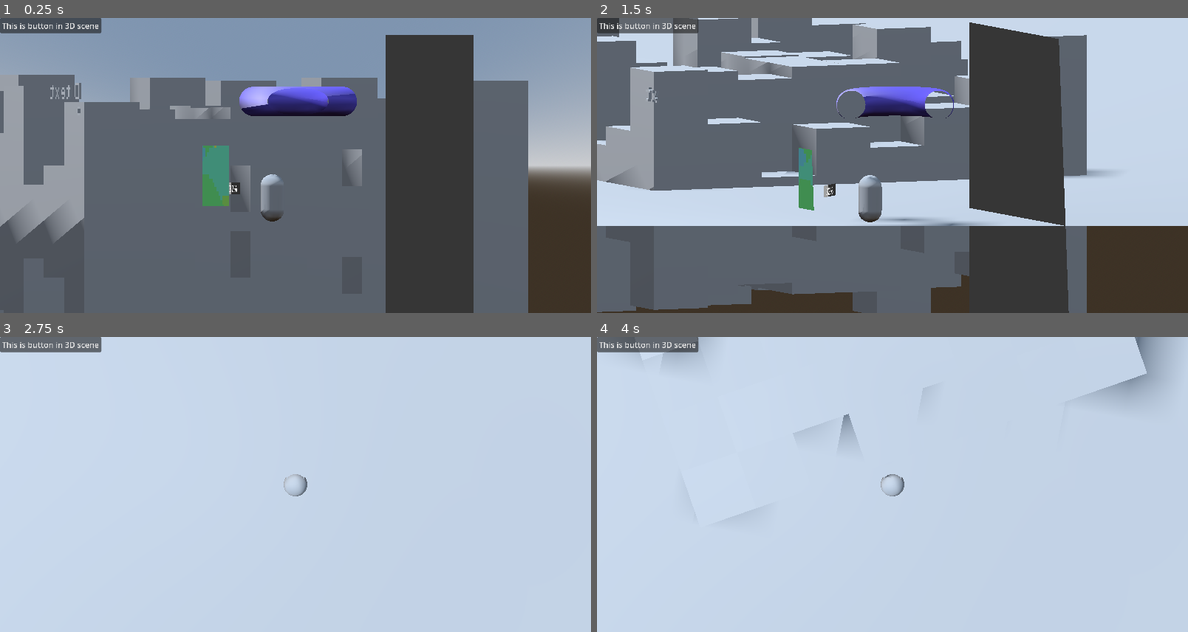
Above: before the commit, frames 1-4 (two rows, left to right).
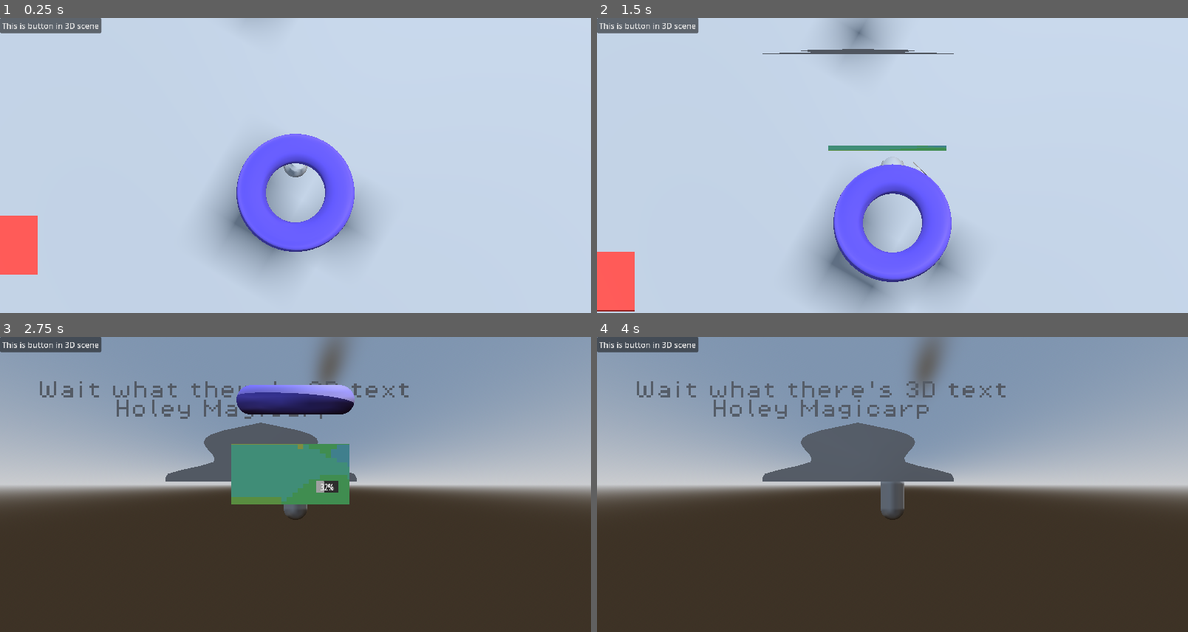
Above: after the commit, the same moments.

Repository: BlueDragonSpace/Amalgame-V2
Game: Godot game, scene res://AMaster/root.tscn
Same seed, same stepped clock (60 frames per second), same inputs: the game is played once before the commit and once after it.
Inputs (mouse positions are in pixels of both pictures, inside the frame that each line leads up to):
- Up to frame 1 (0.25 s): no input
- Up to frame 2 (1.5 s): click "This is button in 3D scene" at 0.5 s; tap Enter at 1.25 s; move the mouse to (922, 165) at 1.27 s; hold Up (3DForward) from 1.28 s (still down); tap Space (CameraSwitch) at 1.35 s
- Up to frame 3 (2.75 s): keep holding Up (3DForward); tap W (2DJump) at 1.52, 2.27 s; move the mouse to (265, 484) at 2.02 s; click (265, 484) at 2.1 s
- Up to frame 4 (4 s): keep holding Up (3DForward); move the mouse to (904, 478) at 2.77 s; tap Alt at 2.85 s; move the mouse to (886, 490) at 3.52 s; tap Shift at 3.6 s; tap W (2DJump) at 3.77 s

The runs differ from the first frame. In frame 1, 99% of the frame differs, in the area x 0-100%, y 0-100%; in frame 2, 75%; in frame 3, 99%; in frame 4, 98%.

Commit message:
OneWay platforms, orthogonal view, basic randomly generated terrain...

Diff:
--- a/AMaster/global.gd
+++ b/AMaster/global.gd
@@ -1,3 +1,12 @@
 extends Node
 
 # this serves as a GLOBAL variable tracker, across both 2d and 3d
+# it also serves as my dev controls
+
+var devMode = true
+
+func _process(_delta: float) -> void:
+
+	if devMode:
+		if Input.is_action_just_pressed("DevRestart"):
+			get_tree().reload_current_scene()
--- a/Game/3D/Player3D.gd
+++ b/Game/3D/Player3D.gd
@@ -7,18 +7,28 @@
 
 #@export_enum('FPS', 'TPS', 'Head', 'Bird') var camera_type = 'Bird'
 @export var camera_type = 0
+@export var camera_mouse_rotate = true
 
 @onready var Cameras: Node3D = $Cameras
 @onready var InBetweenCamera: Camera3D = $InBetweenPath/PathFollow3D/InBetweenCamera
 @onready var InBetweenPath: Path3D = $InBetweenPath
 @onready var InBetweenPathFollow: PathFollow3D = $InBetweenPath/PathFollow3D
 var camera_between_start_rotation = Vector3.ZERO
+var camera_to_player_direction = {
+	BACK = 1,
+	FRONT = 2
+}
+
 
 var CurrentCamera: Camera3D = null
+@export_category("ANIMATION ONLY EXPORTS")
 @export var cameraAnimatePosition = 0.0 #from 0 to 1, aids in rotation and other value tweening
 
 func _ready() -> void:
 	CurrentCamera = Cameras.get_child(camera_type)
+
+	camera_to_player_direction = 1
+	print(camera_to_player_direction)
 
 func _physics_process(delta: float) -> void:
 	# Add the gravity.
@@ -30,7 +40,6 @@
 		velocity.y = JUMP_VELOCITY
 
 	# Get the input direction and handle the movement/deceleration.
-	# As good practice, you should replace UI actions with custom gameplay actions.
 	var input_dir := Input.get_vector("3DLeft", "3DRight", "3DForward", "3DBackward")
 	var direction := (transform.basis * Vector3(input_dir.x, 0, input_dir.y)).normalized()
 	if direction:
@@ -82,7 +91,7 @@
 
 	# this depends on the camera type...
 	#if event is InputEventMouseMotion and InBetweenCamera.current == false:
-	if event is InputEventMouseMotion:
+	if event is InputEventMouseMotion and camera_mouse_rotate:
 		rotation.y += -event.relative.x * .001
 		CurrentCamera.rotation.x += -event.relative.y * .001
 
--- a/Game/3D/root_3d.tscn
+++ b/Game/3D/root_3d.tscn
@@ -173,10 +173,11 @@
 shadow_enabled = true
 
 [node name="Player3D" type="CharacterBody3D" parent="."]
-transform = Transform3D(-0.34103578, 0, -0.9400503, 0, 1, 0, 0.9400503, 0, -0.34103578, 0, 0.41398573, 0)
+transform = Transform3D(1, 0, 0, 0, 1, 0, 0, 0, 1, 0, 0.41398573, 0)
 collision_layer = 2
 collision_mask = 3
 script = ExtResource("1_rx5h8")
+camera_mouse_rotate = false
 
 [node name="CollisionShape3D" type="CollisionShape3D" parent="Player3D"]
 shape = SubResource("CapsuleShape3D_d66d5")
@@ -191,15 +192,10 @@
 
 [node name="Cameras" type="Node3D" parent="Player3D"]
 
-[node name="TPS" type="Camera3D" parent="Player3D/Cameras"]
-transform = Transform3D(1, 0, 0, 0, 1, 0, 0, 0, 1, 0.39290798, 0.5492017, 0.7459618)
-projection = 1
-current = true
-size = 5.0
-
 [node name="Bird" type="Camera3D" parent="Player3D/Cameras"]
 transform = Transform3D(1, 0, 0, 0, 1.1924881e-08, 1, 0, -1, 1.1924881e-08, 0, 3, 0)
 projection = 1
+current = true
 size = 5.0
 
 [node name="Head" type="Camera3D" parent="Player3D/Cameras"]
@@ -207,8 +203,8 @@
 projection = 1
 size = 5.0
 
-[node name="FPS" type="Camera3D" parent="Player3D/Cameras"]
-transform = Transform3D(1, 0, 0, 0, 1, 0, 0, 0, 1, 0, 0.19999999, 0)
+[node name="Head90" type="Camera3D" parent="Player3D/Cameras"]
+transform = Transform3D(-4.371139e-08, 0, 1, 0, 1, 0, -1, 0, -4.371139e-08, 6, 0.2, 0)
 projection = 1
 size = 5.0
 
@@ -227,6 +223,18 @@
 libraries = {
 &"": SubResource("AnimationLibrary_4sf8v")
 }
+
+[node name="UnusedCameras" type="Node3D" parent="Player3D"]
+
+[node name="FPS" type="Camera3D" parent="Player3D/UnusedCameras"]
+transform = Transform3D(1, 0, 0, 0, 1, 0, 0, 0, 1, 0, 0.19999999, 0)
+projection = 1
+size = 5.0
+
+[node name="TPS" type="Camera3D" parent="Player3D/UnusedCameras"]
+transform = Transform3D(1, 0, 0, 0, 1, 0, 0, 0, 1, 0.39290798, 0.5492017, 0.7459618)
+projection = 1
+size = 5.0
 
 [node name="Floor" type="StaticBody3D" parent="."]
 
--- a/project.godot
+++ b/project.godot
@@ -101,9 +101,14 @@
 , Object(InputEventKey,"resource_local_to_scene":false,"resource_name":"","device":-1,"window_id":0,"alt_pressed":false …(183 unchanged characters)…
 ]
 }
+DevRestart={
+"deadzone": 0.2,
+"events": [Object(InputEventKey,"resource_local_to_scene":false,"resource_name":"","device":-1,"window_id":0,"alt_pressed":false,"shift_pressed":false,"ctrl_pressed":false,"meta_pressed":false,"pressed":false,"keycode":0,"physical_keycode":49,"key_label":0,"unicode":49,"location":0,"echo":false,"script":null)
+]
+}
 blowUpEnv={
 "deadzone": 0.2,
-"events": [Object(InputEventKey,"resource_local_to_scene":fa …(140 unchanged characters)… d":false,"keycode":0,"physical_keycode":49,"key_label":0,"unicode":49,"location":0,"echo":false,"script":null)
+"events": [Object(InputEventKey,"resource_local_to_scene":fa …(140 unchanged characters)… d":false,"keycode":0,"physical_keycode":50,"key_label":0,"unicode":50,"location":0,"echo":false,"script":null)
 ]
 }
 
